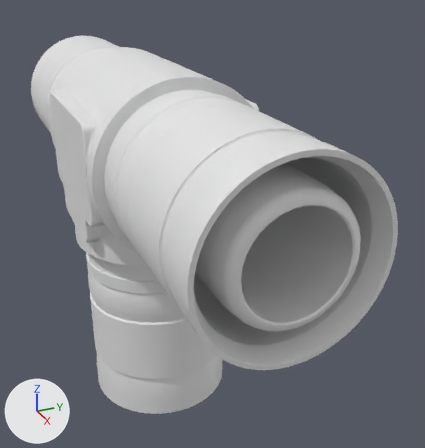
The glTF model public/models/ClientModel/AC-08-0027.glb, before and after one commit.
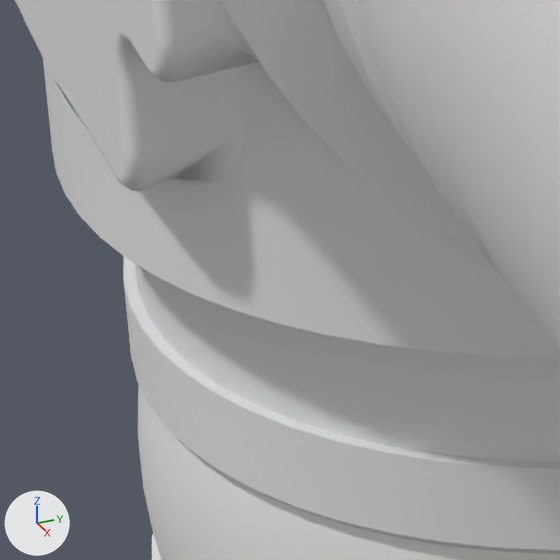
Old and new are each drawn whole from a 50 mm camera at (0.0308, -0.0206, 0.02) aimed at (-0.03, 0.0067, -0.0104) and again close up on the part from 16% to 35% of the width and 48% to 66% of the height. The lights are fixed; the arrows at lower left show +X, +Y and +Z. The first two pictures are the older version. Where no turn or scale is listed for an object, it has been applied to the vertices. Vertices at exactly the same position are counted once.

Names of what the first close-up shows: 'Crimp', 'Pipe'.
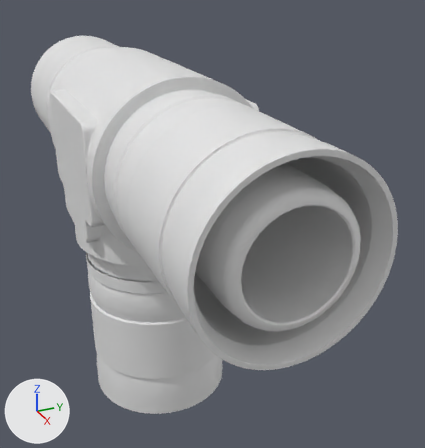
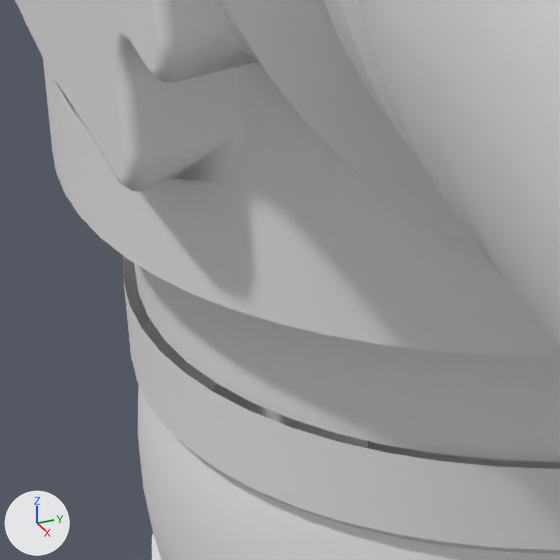
Where the newer file only moved an object's origin or applied its transform, the numbers keep the older frame.

Changed parts and their boxes (x1, y1, x2, y2) in the close-ups (560 x 560 px):
part 1 of me_crimp2, deleted (mostly hidden)
    before: (123, 256, 560, 469)

Diff of the bpy script that builds the scene:
```diff
--- a/public/models/ClientModel/AC-08-0027.glb.py
+++ b/public/models/ClientModel/AC-08-0027.glb.py
@@ me_crimp2 @@
 # used by ob_crimp; location = (-0.03251, 0.0, -0.03251)
-me_crimp2.from_pydata(...)  # 7896 vertices, 15792 faces; spans x -0.0325..0.0325, y -0.0086..0.0086, z 0.0..0.0411
+me_crimp2.from_pydata(...)  # 6828 vertices, 13332 faces; spans x -0.0325..0.0325, y -0.0086..0.0086, z 0.0..0.0411
+# me_crimp2 part 1: 1068 vertices removed from x -0.0325..0.0325, y -0.0059..0.0058, z 0.0..0.0384
```
